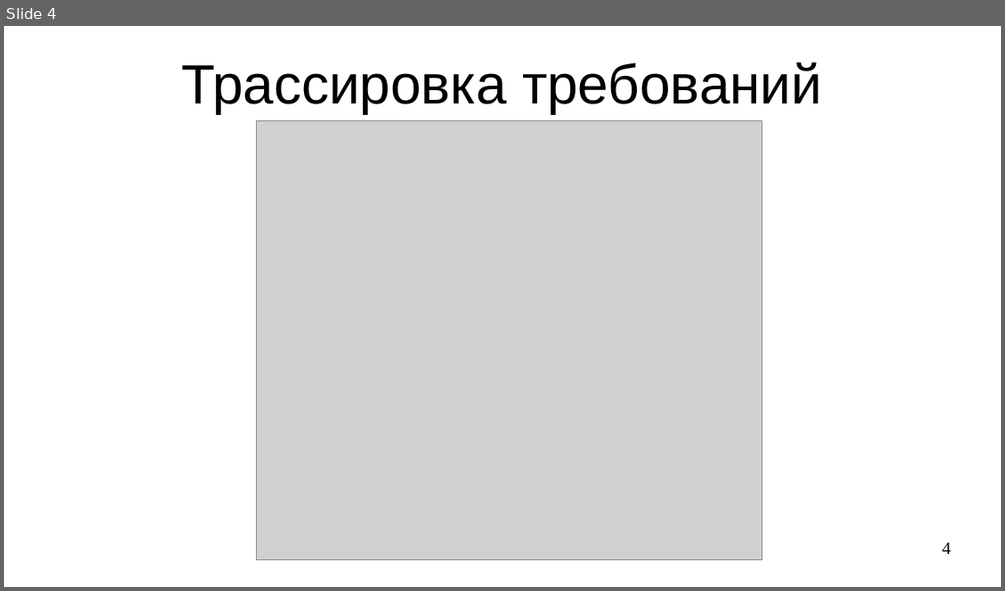
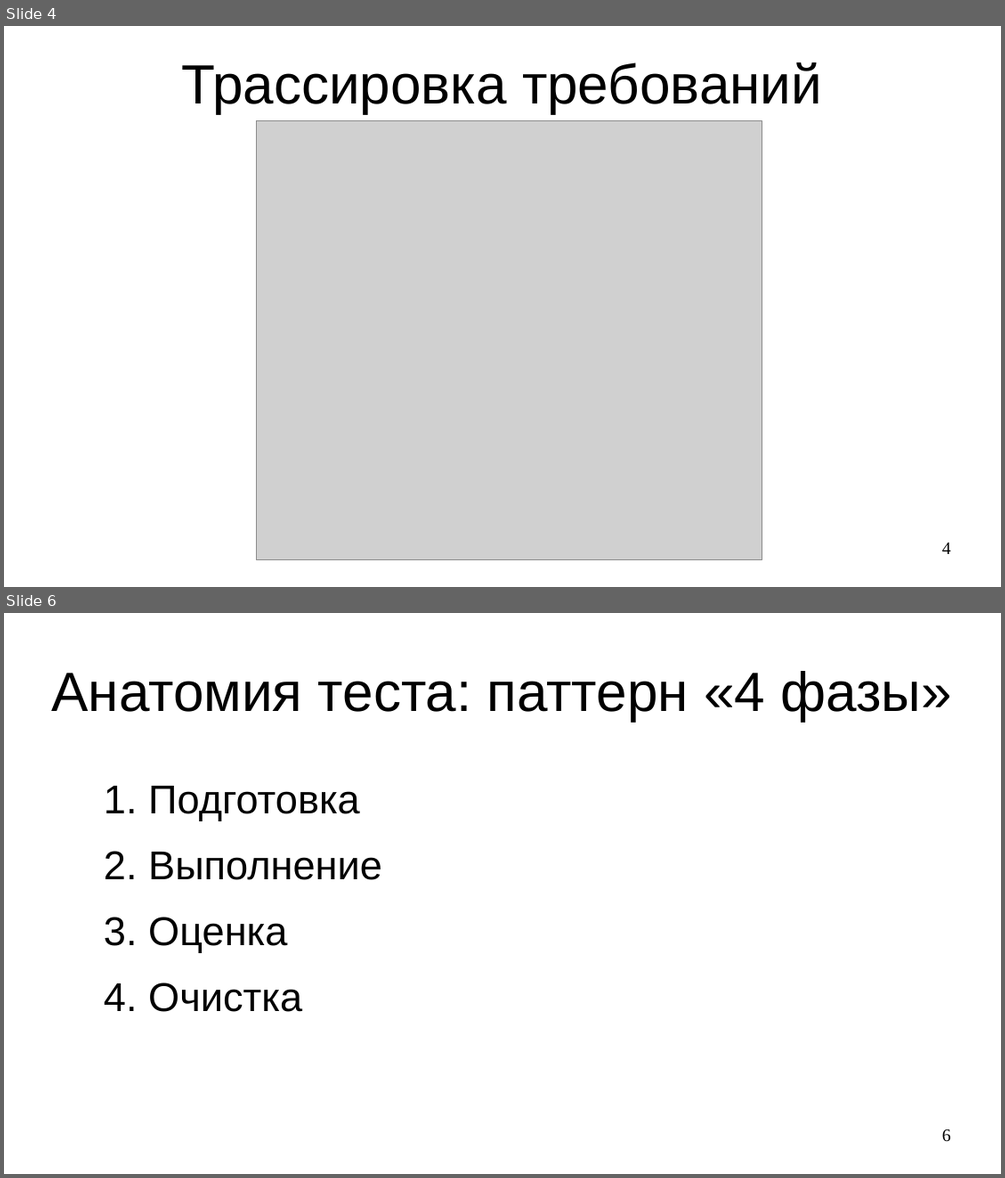
Before and after one commit to steelcraft/stud-lab, a slide deck: Лекции/CAUTTDD01#L2.odp. Shown one above the other, each under a label of ours: slide 4 before the commit, slides 4 and 6 after it; the slides between them are not shown. The pictures are 1005x591 and 1005x1178 pixels, drawn with LibreOffice and Linux fonts; fonts in the diff are those of the drawing; grey boxes stand for pictures. Boxes give left, top, right and bottom in pixels: in the first picture for what was removed or moved away, otherwise in the second. Text is boxed around its words. In the diff, an @@ line names an element or a change of style, - is before the commit and + after.

```diff
--- a/Лекции/CAUTTDD01#L2.odp
+++ b/Лекции/CAUTTDD01#L2.odp
@@ slide 6 added at bbox=[4, 613, 1001, 1174], background #FFFFFF @@
@@ title added at bbox=[52, 671, 951, 722], 44 pt, text #000000 @@
+Анатомия теста: паттерн «4 фазы»
@@ text added at bbox=[148, 786, 382, 1012], 32 pt, text #000000 @@
+1. Подготовка
+2. Выполнение
+3. Оценка
+4. Очистка
@@ page number added at bbox=[942, 1129, 951, 1142], 14 pt, text #000000 @@
+6
```
Also in this commit, not shown: 1 other slide added.
